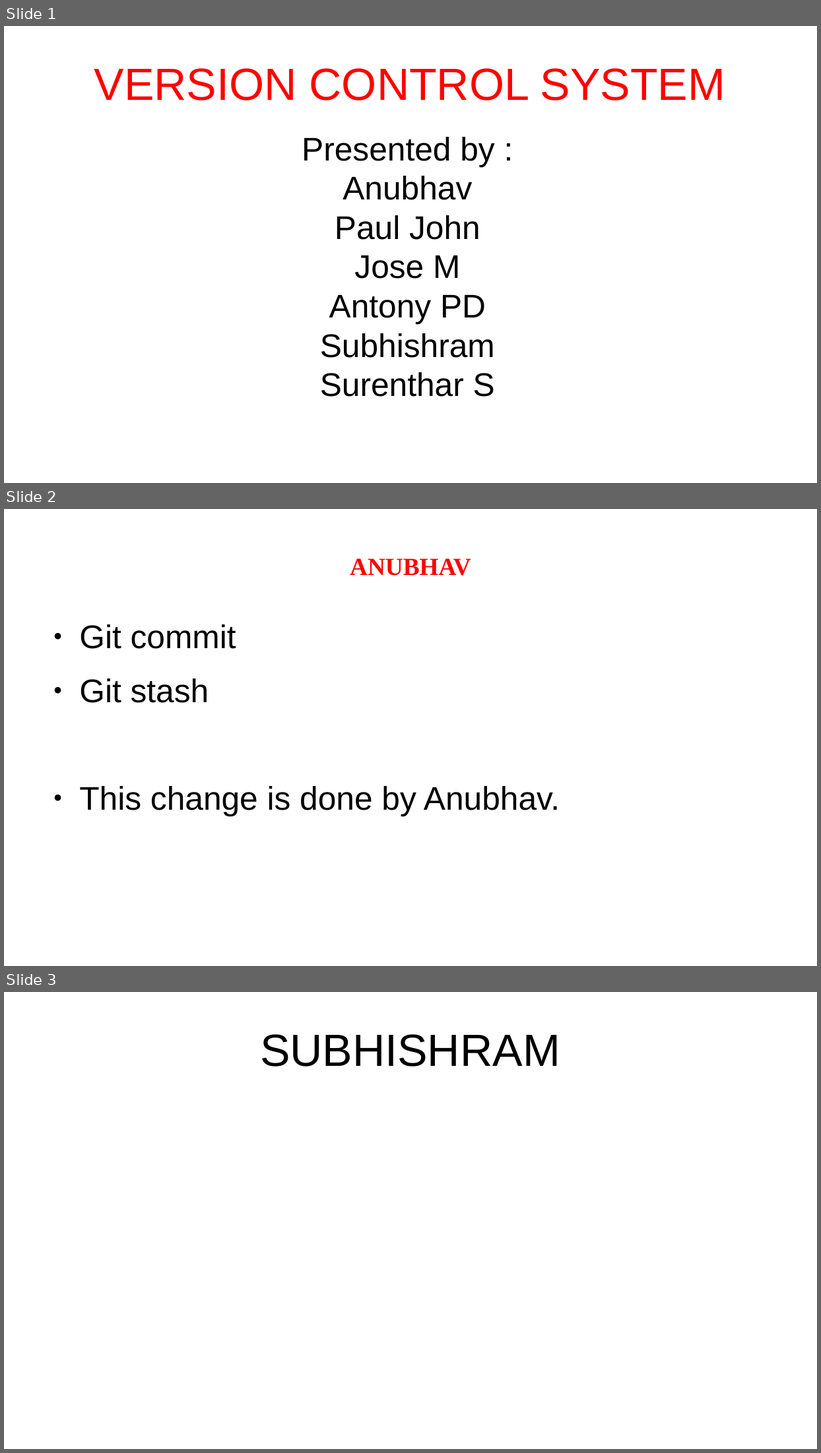
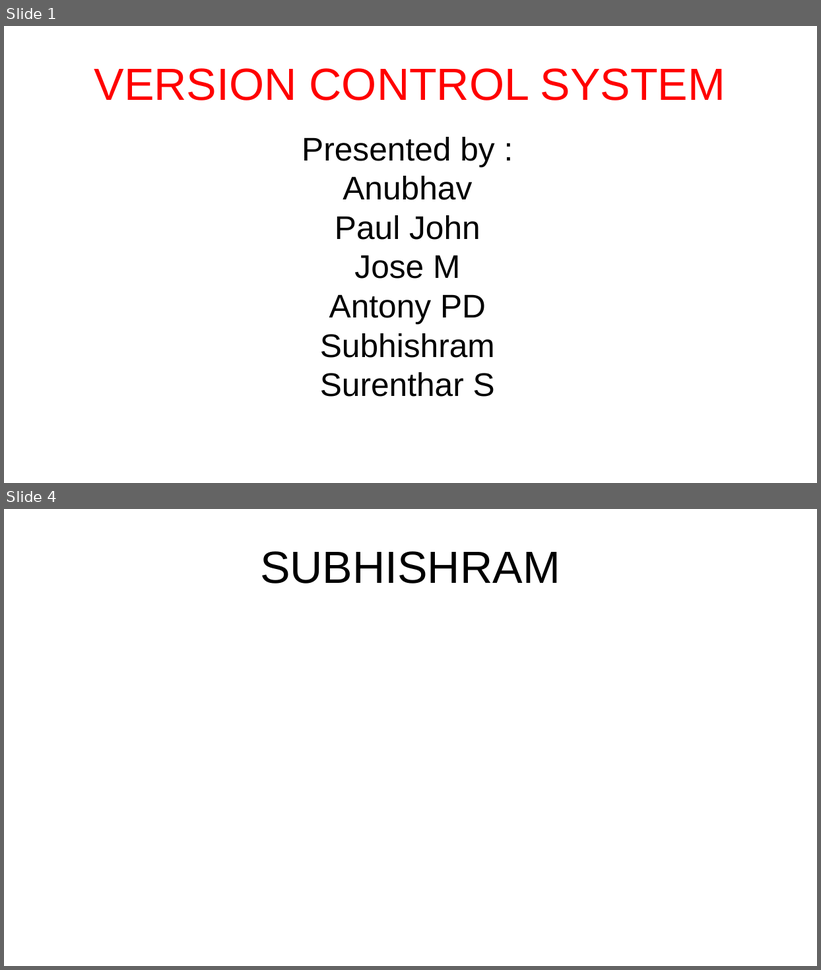
Before and after one commit to anubhavAnora/presentation, a slide deck: Presentation.odp. Shown one above the other, each under a label of ours: slides 1, 2 and 3 before the commit, slides 1 and 4 after it; the slides between them are not shown. The pictures are 821x1453 and 821x970 pixels, drawn with LibreOffice and Linux fonts; fonts in the diff are those of the drawing. Boxes give left, top, right and bottom in pixels: in the first picture for what was removed or moved away, otherwise in the second. Text is boxed around its words. In the diff, an @@ line names an element or a change of style, - is before the commit and + after.

Commit message:
adding file to anubhav

```diff
--- a/Presentation.odp
+++ b/Presentation.odp
@@ slide 2 removed at <box>4,509,817,966</box>, background #FFFFFF @@
@@ title removed at <box>350,559,471,576</box> @@
-ANUBHAV
@@ text removed at <box>79,625,560,817</box> @@
-● Git commit
-● Git stash
-● This change is done by Anubhav.
@@ what was slide 3 is now slide 4 @@
```
Also in this commit, not shown: 3 slides added, 1 other slide removed.
